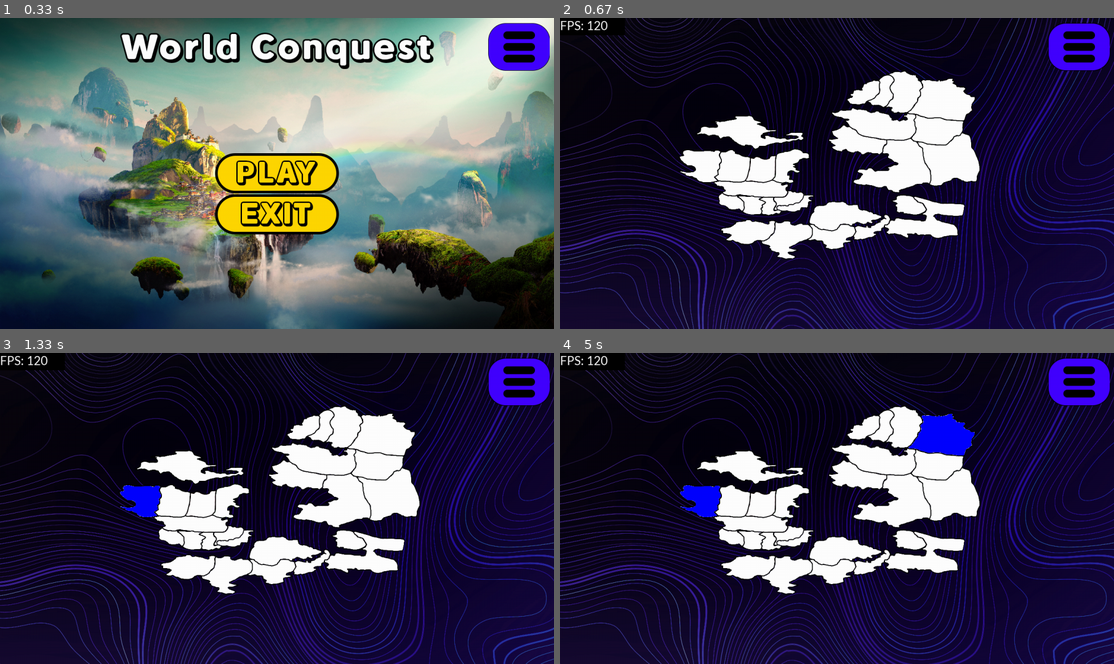
Above: before the commit, frames 1-4 (two rows, left to right).
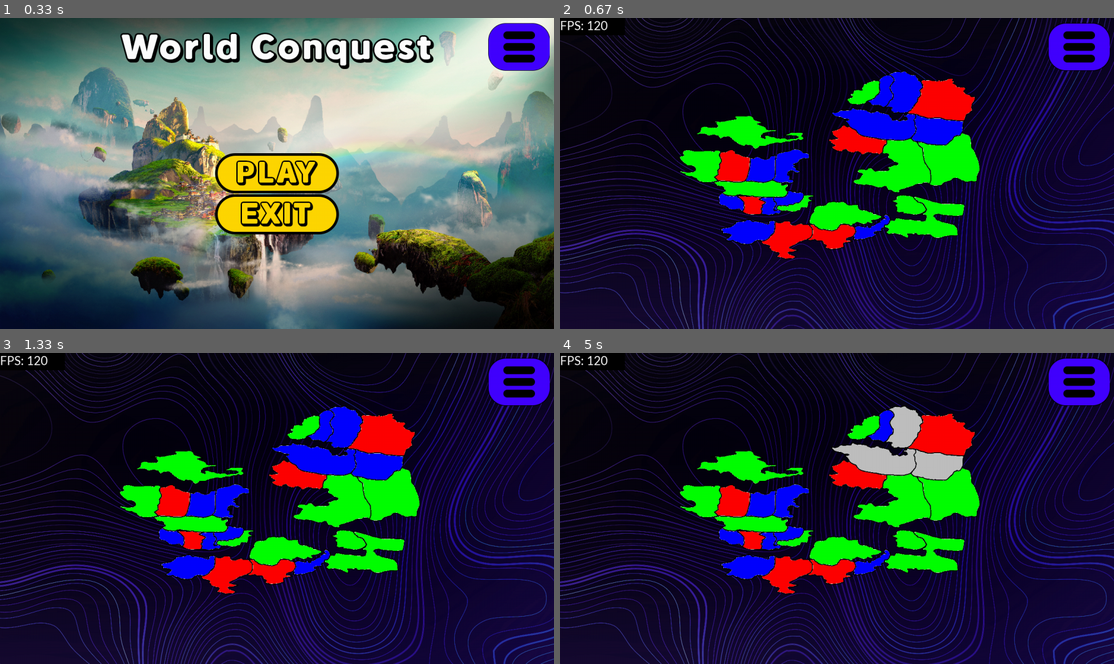
Above: after the commit, the same moments.

Repository: SWE2024/project-pygame
Game: pygame game, started from main.py
The game is run twice, just before and just after one commit, with the same random seed, the same clock (stepped at 60 frames per second) and the same inputs.
Inputs (mouse positions are in pixels of both pictures, inside the frame that each line leads up to):
- Up to frame 1 (0.33 s): no input
- Up to frame 2 (0.67 s): click (837, 173) at 0.38 s
- Up to frame 3 (1.33 s): click (144, 511) at 0.72 s
- Up to frame 4 (5 s): tap F at 2 s; click (953, 452) at 4.95 s

Frame 1 is identical in both runs. In frame 2, 14% of the frame differs, in the area x 21-76%, y 17-78%; in frame 3, 14%; in frame 4, 14%.

Commit message:
added random territory optimise

Diff:
--- a/main.py
+++ b/main.py
@@ -1,4 +1,5 @@
 import pygame
+import random
 import os
 from pygame import mixer
 from enum import Enum
@@ -153,6 +154,9 @@
 
     def set_territory(self, country):
         self.territories.append(country)
+
+    def remove_territory(self, country):
+        self.territories.remove(country)
 
     def get_score(self):
         return len(self.territories)
@@ -198,15 +202,26 @@
 btnQuitHover = pygame.image.load(current_path + '/assets/buttons/btnQuitHover.png').convert_alpha()
 update_progress_bar()
 
+list_of_colours = [item.value for item in Colour]
 list_of_countries = []
 list_of_players = []
-list_of_colours = [item.value for item in Colour]
 
 # adding all players
-player1 = Player(0, 'user1', Colour.BLUE)
-player2 = Player(1, 'user2', Colour.RED)
+player1 = Player(0, 'user1', Colour.RED)
+player2 = Player(1, 'user2', Colour.GREEN)
+player3 = Player(2, 'user3', Colour.BLUE)
 list_of_players.append(player1)
 list_of_players.append(player2)
+list_of_players.append(player3)
+current_player = list_of_players[0]
+
+def switch_player():
+    global current_player
+    index = list_of_players.index(current_player) + 1
+
+    if index == len(list_of_players):
+        return list_of_players[0]
+    return list_of_players[index]
 
 # adding all countries
 for i in range(1, len(os.listdir(current_path + '/assets/countries/')) + 1):
@@ -457,16 +472,21 @@
             pygame.display.update(pygame.Rect(screen.get_width() - 289 - 10, 0, 304, 332))
 
     def game(self):
-        global running, screen
+        global running, screen, current_player
 
         """
         everything before the while 1: loop is static UI
         """
         screen.fill('black')
-
         screen.blit(imgOcean, (0, 0))
 
+        width, height = screen.get_width(), screen.get_height()
+
         for country in list_of_countries:
+            rnd = random.randint(0, len(list_of_players) - 1)
+            owner = list_of_players[rnd]
+            country.set_owner(owner)
+            country.set_colour(Colour.WHITE, owner.get_colour(), width, height)
             screen.blit(country.get_image(), (0, 0))
 
         while 1:
@@ -496,16 +516,13 @@
                     width, height = screen.get_width(), screen.get_height()
                     try:
                         for country in list_of_countries:
-                            if country.get_mask().get_at((event.pos[0], event.pos[1])):
+                            if country.get_mask().get_at((event.pos[0], event.pos[1])) and country.get_owner() == current_player:
+                                print(f"{country.get_name()} is owned by {country.get_owner().get_username()}")
+
                                 current_colour = country.get_colour()
                                 country.set_selected()
 
-                                if current_colour == Colour.WHITE and len(stack) == 0:
-                                    country.set_colour(current_colour, player1.get_colour(), width, height)
-                                    screen.blit(country.get_image(), (0, 0))
-                                    country.set_selected()
-
-                                elif current_colour == player1.get_colour():
+                                if current_colour == current_player.get_colour():
                                     if country in stack:
                                         for neighbour in graph1.get(country):
                                             neighbour.set_colour(Colour.HIGHLIGHTED, neighbour.get_colour(), width, height)
@@ -516,7 +533,7 @@
                                         stack.clear()
                                         stack.append(country)
                                         for neighbour in graph1.get(country):
-                                            if neighbour.get_colour() == player1.get_colour():
+                                            if neighbour.get_colour() == current_player.get_colour():
                                                 continue
                                             else:
                                                 neighbour.set_colour(neighbour.get_colour(), Colour.HIGHLIGHTED, width, height)
@@ -524,12 +541,15 @@
 
                                 else:
                                     if country in graph1.get(stack[-1]):
-                                        country.set_colour(Colour.HIGHLIGHTED, player1.get_colour(), width, height)
+                                        country.set_colour(Colour.HIGHLIGHTED, current_player.get_colour(), width, height)
                                         screen.blit(country.get_image(), (0, 0))
 
                                     for neighbour in graph1.get(stack[-1]):
                                         neighbour.set_colour(Colour.HIGHLIGHTED, neighbour.get_colour(), width, height)
                                         screen.blit(neighbour.get_image(), (0, 0))
+
+                                    # turn is over, switch player
+                                    current_player = switch_player()
 
                                     country.set_selected()
                                     stack.clear()
